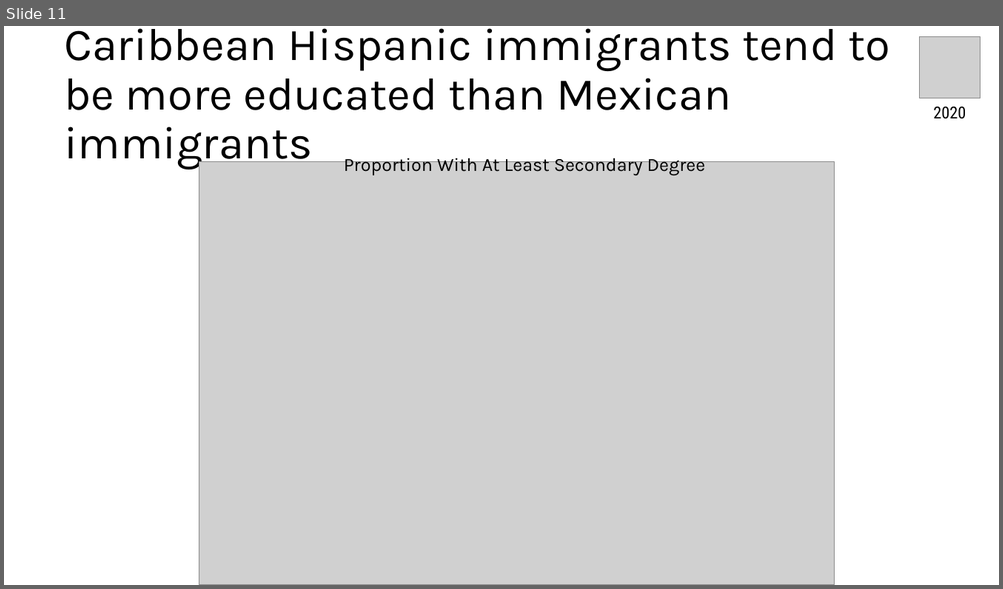
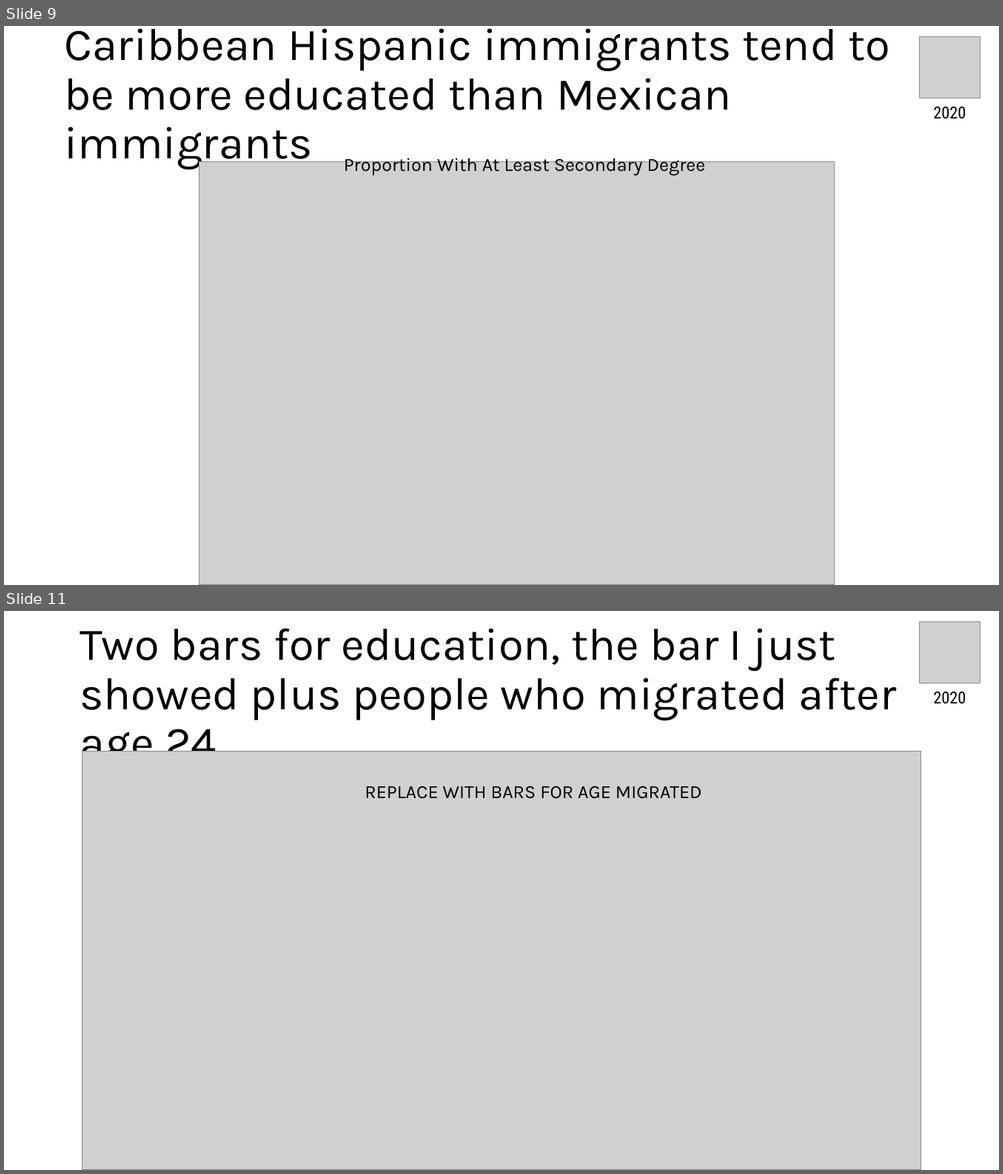
Before and after one commit to chrissoria/international_migration_ses, a slide deck: presentation/PAA_2025.pptx. Shown one above the other, each under a label of ours: slide 11 before the commit, slides 9 and 11 after it; the slides between them are not shown. The pictures are 1003x589 and 1003x1174 pixels, drawn with LibreOffice and Linux fonts; fonts in the diff are those of the drawing; grey boxes stand for pictures. Boxes give left, top, right and bottom in pixels: in the first picture for what was removed or moved away, otherwise in the second. Text is boxed around its words. In the diff, an @@ line names an element or a change of style, - is before the commit and + after.

```diff
--- a/presentation/PAA_2025.pptx
+++ b/presentation/PAA_2025.pptx
@@ slide 11 added at (x1=4, y1=611, x2=999, y2=1170), background #FFFFFF @@
@@ title added at (x1=79, y1=628, x2=896, y2=769), 44 pt, text #000000 @@
+Two bars for education, the bar I just showed plus people who migrated after age 24
@@ picture added at (x1=919, y1=621, x2=980, y2=683) @@
@@ text added at (x1=933, y1=692, x2=965, y2=704), 16 pt, text #000000 @@
+2020
@@ picture added at (x1=82, y1=752, x2=921, y2=1170) @@
@@ text added at (x1=364, y1=786, x2=702, y2=799), 18 pt, text #000000 @@
+REPLACE WITH BARS FOR AGE MIGRATED
@@ what was slide 11 is now slide 9 @@
```
Also in this commit, not shown: 6 slides changed, 5 other slides added, 4 slides removed, 9 other files.
